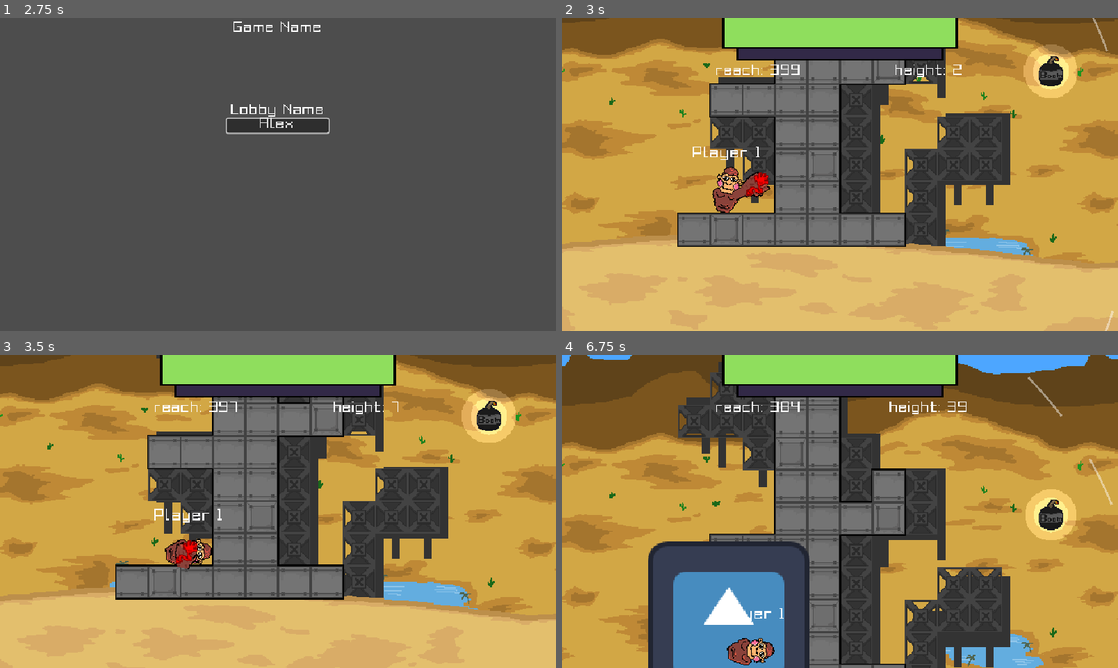
Above: before the commit, frames 1-4 (two rows, left to right).
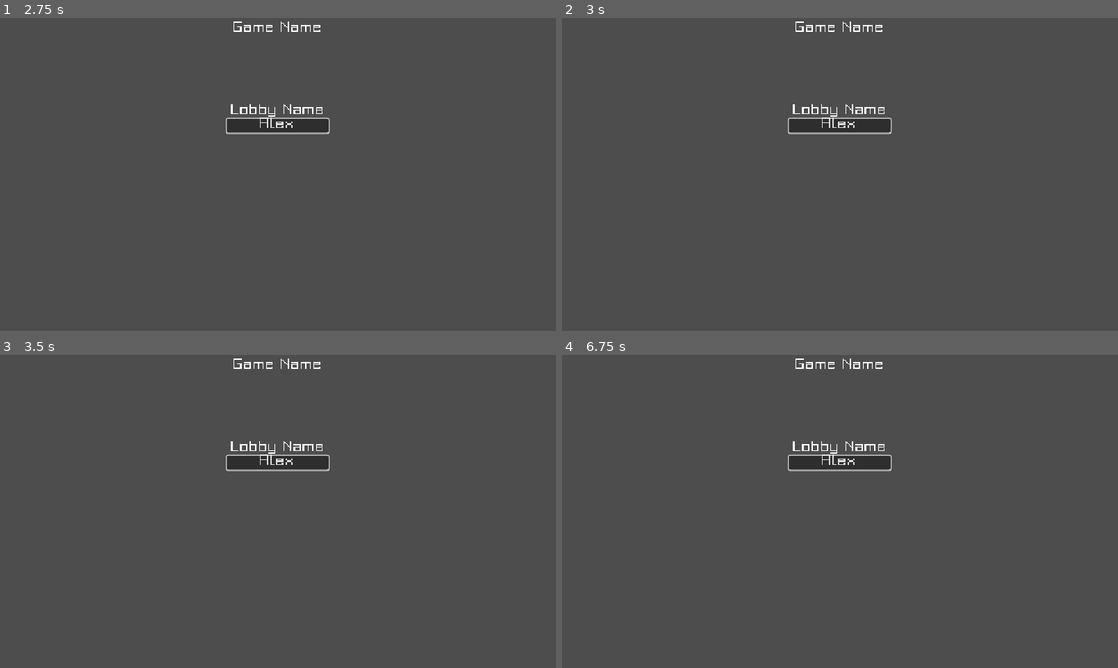
Above: after the commit, the same moments.

Repository: ppaluchowski64/Hackathon-2026
Game: Godot game, scene res://scenes/main_menu.tscn
Same seed, same stepped clock (60 frames per second), same inputs: the game is played once before the commit and once after it. This scene is started directly instead of the project's main scene. The engine's default icon, where the game draws it, is replaced by a stand-in: a white triangle on a blue panel in a dark square.
Inputs (mouse positions are in pixels of both pictures, inside the frame that each line leads up to):
- Up to frame 1 (2.75 s): click (511, 309) at 0.52 s; type "Alex" at 0.6 s; click "Create Lobby" at 1.25 s; click (278, 124) at 2.02 s; type "Alex" at 2.1 s
- Up to frame 2 (3 s): tap Enter at 2.75 s; move the mouse to (962, 158) at 2.77 s; click (962, 158) at 2.85 s
- Up to frame 3 (3.5 s): no input
- Up to frame 4 (6.75 s): move the mouse to (728, 527) at 3.52 s; right-click (728, 527) at 3.6 s; click (728, 527) at 3.67 s; move the mouse to (895, 442) at 4.27 s; click (895, 442) at 4.35 s; move the mouse to (812, 574) at 5.02 s; right-click (812, 574) at 5.1 s; click (812, 574) at 5.17 s; move the mouse to (1006, 558) at 5.77 s; click (1006, 558) at 5.85 s; move the mouse to (673, 464) at 6.52 s; right-click (673, 464) at 6.6 s; click (673, 464) at 6.67 s

Frame 1 is identical in both runs. In frame 2, 94% of the frame differs, in the area x 0-100%, y 0-100%; in frame 3, 93%; in frame 4, 89%.

Commit message:
feat: continue working on player multiplayer and networking, bug fixes and clean up redundant code

Diff:
--- a/scenes/root/game.tscn
+++ b/scenes/root/game.tscn
@@ -2,7 +2,6 @@
 
 [ext_resource type="Texture2D" uid="uid://6jkm04mv4k86" path="res://graphics/tile.png" id="1_7dpn4"]
 [ext_resource type="Script" uid="uid://cj4xfpq1jl3u1" path="res://scripts/game.gd" id="1_ncd4d"]
-[ext_resource type="PackedScene" uid="uid://cqtrr1eu47rgl" path="res://scenes/player.tscn" id="1_rf1xt"]
 [ext_resource type="PackedScene" uid="uid://xoum1a1s0c87" path="res://scenes/parallax_sky.tscn" id="2_55u7g"]
 [ext_resource type="Texture2D" uid="uid://d1arugij2o0pm" path="res://graphics/bg2.png" id="2_o8yes"]
 [ext_resource type="Texture2D" uid="uid://0sw6ow18dxbu" path="res://graphics/sphere.png" id="2_xw82j"]
--- a/scripts/create_lobby.gd
+++ b/scripts/create_lobby.gd
@@ -1,6 +1,17 @@
 extends CanvasLayer
 
+func _ready() -> void:
+	NetworkHandler.join_lobby_result.connect(_on_join_lobby_result)
+
+func _exit_tree() -> void:
+	if NetworkHandler.join_lobby_result.is_connected(_on_join_lobby_result):
+		NetworkHandler.join_lobby_result.disconnect(_on_join_lobby_result)
+
 func _on_lobby_name_input_text_submitted(new_lobby_name: String) -> void:
-	var clean_lobby_name = new_lobby_name.strip_edges()
-	NetworkHandler.rpc_id(1, "request_create_lobby", clean_lobby_name)
-	get_tree().change_scene_to_file("res://scenes/root/game.tscn")
+	NetworkHandler.create_lobby(new_lobby_name)
+
+func _on_join_lobby_result(success: bool, message: String) -> void:
+	if success and is_inside_tree():
+		get_tree().change_scene_to_file("res://scenes/root/game.tscn")
+	else:
+		push_warning(message)
--- a/scripts/game.gd
+++ b/scripts/game.gd
@@ -1,8 +1,23 @@
 extends Node2D
+
+@onready var player_scene: PackedScene = preload("res://scenes/player.tscn")
 
 @onready var camera: Camera2D = $Camera2D
 @onready var tilemap: TileMapLayer = $TileMapLayer
+@onready var lobby: CanvasLayer = $Lobby
+@onready var start_button: Button = Button.new()
+
 @export var collectables: CollectableSpawner
+
+@onready var spawn_points: Array[Marker2D] = [
+	$MarginContainer/HBoxContainer/Control/Player1SpawnPoint,
+	$MarginContainer/HBoxContainer/Control2/Player2SpawnPoint,
+	$MarginContainer/HBoxContainer/Control3/Player3SpawnPoint,
+	$MarginContainer/HBoxContainer/Control4/Player4SpawnPoint
+]
+
+var game_started: bool = false
+var spawned_players: Dictionary = {}
 
 func _ready() -> void:
 	tilemap.clear()
@@ -16,5 +31,66 @@
 
 	collectables.spawn(tilemap)
 
+	NetworkHandler.lobby_updated.connect(_on_lobby_updated)
+	NetworkHandler.game_started.connect(_on_game_started)
+	start_button.pressed.connect(_on_start_button_pressed)
+
+	_on_lobby_updated(NetworkHandler.peer_ids, NetworkHandler.player_names)
+
+func _exit_tree() -> void:
+	if NetworkHandler.lobby_updated.is_connected(_on_lobby_updated):
+		NetworkHandler.lobby_updated.disconnect(_on_lobby_updated)
+	if NetworkHandler.game_started.is_connected(_on_game_started):
+		NetworkHandler.game_started.disconnect(_on_game_started)
+
 func _physics_process(delta: float) -> void:
+	if not game_started:
+		return
 	camera.offset.y -= 30 * delta
+
+func _on_lobby_updated(peer_ids: Array, player_names: ) -> void:
+	for existing_id in spawned_players.keys():
+		if existing_id not in peer_ids:
+			if is_instance_valid(spawned_players[existing_id]):
+				spawned_players[existing_id].queue_free()
+			spawned_players.erase(existing_id)
+
+	for i in range(min(peer_ids.size(), spawn_points.size())):
+		var peer_id: int = peer_ids[i]
+		var spawn_point: Marker2D = spawn_points[i]
+		var player_name: String = player_names.get(peer_id, "Player")
+
+		var player_instance: Node
+		if spawned_players.has(peer_id) and is_instance_valid(spawned_players[peer_id]):
+			player_instance = spawned_players[peer_id]
+		else:
+			player_instance = player_scene.instantiate()
+			player_instance.name = str(peer_id)
+			if player_instance is RigidBody2D:
+				player_instance.freeze()
+
+			var sync := player_instance.get_node_or_null("MultiplayerSynchronizer") as MultiplayerSynchronizer
+			if sync:
+				sync.public_visibility = false
+				sync.set_process(false)
+				sync.set_physics_process(false)
+
+			spawn_point.add_child(player_instance)
+			spawned_players[peer_id] = player_instance
+
+		if player_instance.get_parent() != spawn_point:
+			player_instance.reparent(spawn_point)
+
+		player_instance.position = Vector2.ZERO
+		if "player_nickname" in player_instance:
+			player_instance.player_nickname = player_name
+
+func _on_start_button_pressed() -> void:
+	start_button.disabled = true
+	lobby.visible = false
+	for player_instance in spawned_players.values():
+		if is_instance_valid(player_instance) and player_instance is RigidBody2D:
+			player_instance.freeze = false
+
+func _on_game_started() -> void:
+	game_started = true
--- a/scripts/lobby.gd
+++ b/scripts/lobby.gd
@@ -1,46 +1 @@
 extends CanvasLayer
-
-@onready var player_scene: PackedScene = preload("res://scenes/player.tscn")
-
-@onready var spawn_points: Array[Marker2D] = [
-	$MarginContainer/HBoxContainer/Control/Player1SpawnPoint,
-	$MarginContainer/HBoxContainer/Control2/Player2SpawnPoint,
-	$MarginContainer/HBoxContainer/Control3/Player3SpawnPoint,
-	$MarginContainer/HBoxContainer/Control4/Player4SpawnPoint
-]
-
-var spawned_players: Dictionary = {}
-
-func _ready() -> void:
-	NetworkHandler.lobby_updated.connect(_on_lobby_updated)
-
-func _on_lobby_updated(peer_ids: Array, player_names: Dictionary) -> void:
-	for existing_id in spawned_players.keys():
-		if existing_id not in peer_ids:
-			if is_instance_valid(spawned_players[existing_id]):
-				spawned_players[existing_id].queue_free()
-			spawned_players.erase(existing_id)
-
-	for i in range(min(peer_ids.size(), spawn_points.size())):
-		var peer_id: int = peer_ids[i]
-		var spawn_point: Marker2D = spawn_points[i]
-		var player_name: String = player_names.get(peer_id, "Player")
-
-		var player_instance: Node
-		if spawned_players.has(peer_id) and is_instance_valid(spawned_players[peer_id]):
-			player_instance = spawned_players[peer_id]
-		else:
-			player_instance = player_scene.instantiate()
-			player_instance.name = str(peer_id)
-			if player_instance is RigidBody2D:
-				player_instance.freeze()
-
-			spawn_point.add_child(player_instance)
-			spawned_players[peer_id] = player_instance
-
-		if player_instance.get_parent() != spawn_point:
-			player_instance.reparent(spawn_point)
-
-		player_instance.position = Vector2.ZERO
-		if "player_nickname" in player_instance:
-			player_instance.player_nickname = player_name
--- a/scripts/lobby_list.gd
+++ b/scripts/lobby_list.gd
@@ -7,11 +7,17 @@
 	NetworkHandler.join_lobby_result.connect(_on_join_lobby_result)
 	visibility_changed.connect(_on_visibility_changed)
 
-	#_load_preview_lobbies() # test of lobby list
+	_load_preview_lobbies() # test of lobby list
+
+func _exit_tree() -> void:
+	if NetworkHandler.lobby_list_received.is_connected(_on_lobby_list_received):
+		NetworkHandler.lobby_list_received.disconnect(_on_lobby_list_received)
+	if NetworkHandler.join_lobby_result.is_connected(_on_join_lobby_result):
+		NetworkHandler.join_lobby_result.disconnect(_on_join_lobby_result)
 
 func _on_visibility_changed() -> void:
-	if visible and multiplayer.has_multiplayer_peer():
-		NetworkHandler.rpc_id(1, "request_lobby_list")
+	if visible:
+		NetworkHandler.fetch_lobby_list()
 
 func _load_preview_lobbies() -> void:
 	_on_lobby_list_received([
@@ -107,7 +113,7 @@
 				if event is InputEventMouseButton and event.pressed and event.button_index == MOUSE_BUTTON_LEFT:
 					item_bg.mouse_filter = Control.MOUSE_FILTER_IGNORE
 					if multiplayer.has_multiplayer_peer():
-						NetworkHandler.rpc_id(1, "request_join_lobby", room_id)
+						NetworkHandler.join_lobby(room_id)
 			)
 
 		lobby_list_container.add_child(item_bg)
--- a/scripts/network_handler.gd
+++ b/scripts/network_handler.gd
@@ -3,6 +3,7 @@
 signal lobby_list_received(lobby_list: Array)
 signal join_lobby_result(success: bool, message: String)
 signal lobby_updated(peers: Array, names: Dictionary)
+signal game_started
 
 var multiplayer_peer = ENetMultiplayerPeer.new()
 
@@ -23,6 +24,8 @@
 func _ready() -> void:
 	if DisplayServer.get_name() == "headless" or "--server" in OS.get_cmdline_args():
 		initialize_server()
+	else:
+		join_client()
 
 func initialize_server() -> void:
 	var err = multiplayer_peer.create_server(PORT)
@@ -32,8 +35,20 @@
 
 	multiplayer.multiplayer_peer = multiplayer_peer
 
+	print("[Server] Listening on port ", PORT)
+
 	multiplayer_peer.peer_connected.connect(
 		func(_new_peer_id: int):
+			pass
+	)
+
+func join_client() -> void:
+	multiplayer_peer.create_client(ADDRESS, PORT)
+	multiplayer.multiplayer_peer = multiplayer_peer
+
+	multiplayer.connected_to_server.connect(
+		func():
+			print("[Client Connected]")
 			rpc_id(1, "request_lobby_list")
 	)
 
@@ -136,3 +151,64 @@
 	var room = rooms[room_id]
 	room["peers"].append(sender_id)
 	peer_to_room[sender_id] = room_id
+
+func can_send_to_server() -> bool:
+	if not multiplayer.has_multiplayer_peer() or multiplayer.is_server():
+		return false
+	return multiplayer.multiplayer_peer.get_connection_status() == MultiplayerPeer.CONNECTION_CONNECTED
+
+func wait_until_connected() -> bool:
+	if can_send_to_server():
+		return true
+	if not multiplayer.has_multiplayer_peer() or multiplayer.is_server():
+		return false
+	if multiplayer.multiplayer_peer.get_connection_status() == MultiplayerPeer.CONNECTION_CONNECTING:
+		await multiplayer.connected_to_server
+		return can_send_to_server()
+	return false
+
+func create_lobby(lobby_name: String) -> void:
+	if await wait_until_connected():
+		rpc_id(1, "request_create_lobby", lobby_name.strip_edges())
+
+func join_lobby(room_id: String) -> void:
+	if await wait_until_connected():
+		rpc_id(1, "request_join_lobby", room_id)
+
+func fetch_lobby_list() -> void:
+	if await wait_until_connected():
+		rpc_id(1, "request_lobby_list")
+
+func is_lobby_host() -> bool:
+	return not peer_ids.is_empty() and peer_ids[0] == multiplayer.get_unique_id()
+
+func start_game() -> void:
+	if await  wait_until_connected():
+		rpc_id(1, "request_start_game")
+
+@rpc("any_peer", "reliable")
+func request_start_game() -> void:
+	if not multiplayer.is_server():
+		return
+
+	var sender_id = multiplayer.get_remote_sender_id()
+
+	if not peer_to_room.has(sender_id):
+		return
+
+	var room_id: String = peer_to_room[sender_id]
+	var room: Dictionary = rooms[room_id]
+
+	if room["peers"].is_empty() or room["peers"][0] != sender_id:
+		return
+
+	if room["in_game"]:
+		return
+
+	room["in_game"] = true
+
+	for peer_id in room["peers"]:
+		rpc_id(peer_id, "receive_game_started")
+
+func receive_game_started() -> void:
+	game_started.emit()
--- a/scripts/stamina_bar.gd
+++ b/scripts/stamina_bar.gd
@@ -5,6 +5,9 @@
 var sub_size := Vector2(350, 20)
 
 func _draw() -> void:
+	if not player:
+		return
+
 	draw_rect(Rect2((960 - sub_size.x) / 2, 50, sub_size.x, sub_size.y).grow(4), Color("#000000"))
 	draw_rect(Rect2((960 - sub_size.x) / 2, 50, sub_size.x, sub_size.y), Color("#322947"))
 	draw_rect(Rect2((960 - sub_size.x) / 2, 50, sub_size.x * player.exhaustion / 100, sub_size.y), Color("#ff9166"))
